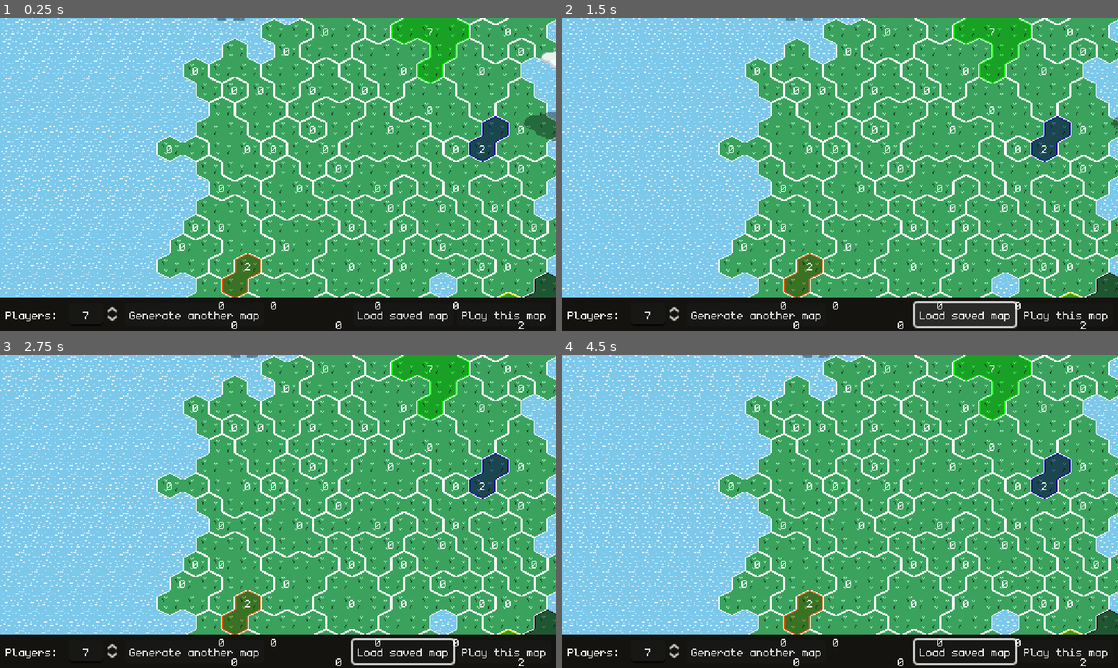
Above: before the commit, frames 1-4 (two rows, left to right).
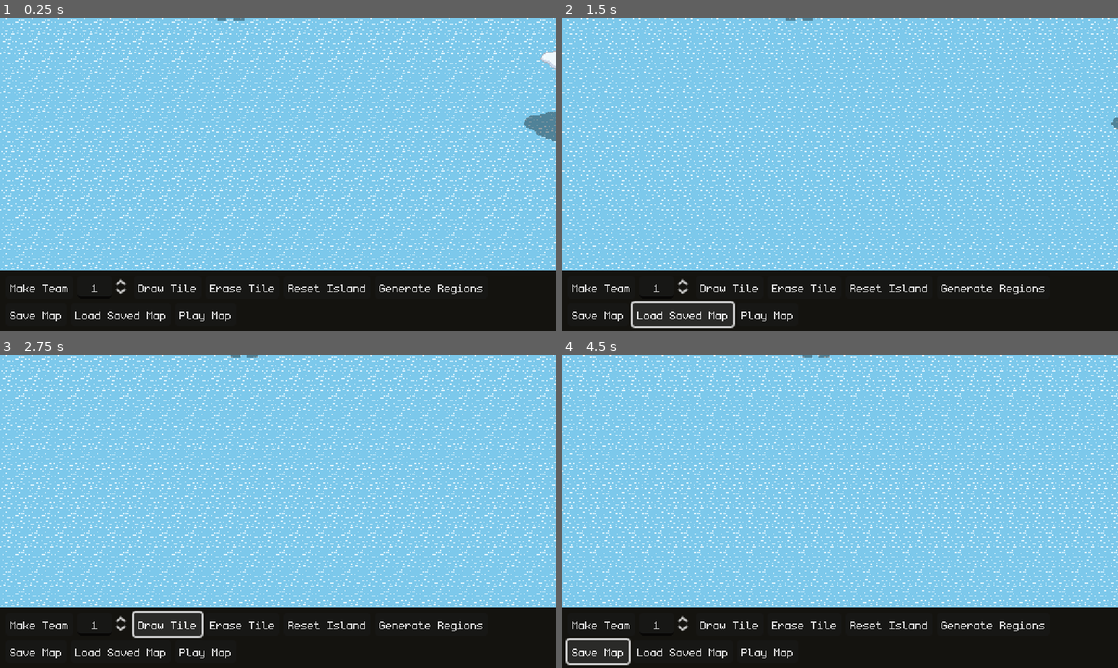
Above: after the commit, the same moments.

Repository: feored/LD54
Game: Godot game, scene res://scenes/main.tscn
The game is run twice, just before and just after one commit, with the same random seed, the same clock (stepped at 60 frames per second) and the same inputs.
Inputs (mouse positions are in pixels of both pictures, inside the frame that each line leads up to):
- Up to frame 1 (0.25 s): no input
- Up to frame 2 (1.5 s): click (600, 287) at 0.5 s, where only the run after the commit has a clickable "Make Team"; click "Load saved map" (after the commit: "Load Saved Map") at 1.25 s
- Up to frame 3 (2.75 s): click (166, 624) at 2 s, where only the run after the commit has a clickable "Draw Tile"
- Up to frame 4 (4.5 s): click (890, 624) at 2.75 s, where only the run after the commit has a clickable "Reset Island"; click (995, 624) at 3.5 s, where only the run after the commit has a clickable "Generate Regions"; click (595, 652) at 4.25 s, where only the run after the commit has a clickable "Save Map"

The runs differ from the first frame. In frame 1, 60% of the frame differs, in the area x 0-100%, y 0-100%; in frame 2, 62%; in frame 3, 60%; in frame 4, 61%.
Error before the commit: Attempt to call function 'get_line' in base 'null instance' on a null instance. (res://scenes/main.gd:332)
Error after the commit: Attempt to call function 'get_line' in base 'null instance' on a null instance. (res://scenes/main.gd:380)

Commit message:
basic map editor

Diff:
--- a/constants.gd
+++ b/constants.gd
@@ -37,6 +37,8 @@
 	"Green Federation",
 	"Grey Coalition"
 ]
+
+enum GameMode { Play, MapEditor }
 
 enum Highlight { Red, Green, None }
 
--- a/scenes/main.gd
+++ b/scenes/main.gd
@@ -6,6 +6,7 @@
 
 @onready var UI = $"%UI"
 @onready var SelectionUI = $"%SelectionUI"
+@onready var MapEditorUI = $"%MapEditorUI"
 @onready var world = $"%World"
 @onready var turnContainer = $"%TurnContainer"
 @onready var turnLabel = $"%TurnLabel"
@@ -38,16 +39,30 @@
 
 var spectating = false
 
+var is_drawing = false
+var is_erasing = false
+var is_placing_team = false
+
+var current_team_place = 1
+var highest_team_place = 1
+
 func to_team_id(team_id):
 	return team_id + 1
 
 # Called when the node enters the scene tree for the first time.
 func _ready():
-	UI.visible = false
-	SelectionUI.visible = true
+	Settings.input_locked = false
 	self.world.init_world()
-	self.gen_world()
-	Settings.input_locked = false
+	if Settings.game_mode == Constants.GameMode.Play:
+		UI.visible = false
+		SelectionUI.visible = true
+		MapEditorUI.visible = false
+		self.gen_world()
+	else:
+		UI.visible = false
+		SelectionUI.visible = false
+		MapEditorUI.visible = true
+
 
 func update_sacrifices_display():
 	self.sacrificeLabel.set_text(str(sacrifices_available[self.teams[self.player_team_index]]))
@@ -101,7 +116,38 @@
 	actions_history.append(sink_action)
 	self.apply_action(sink_action)
 
+func draw_or_erase_or_team(event):
+	var coords_clicked = world.global_pos_to_coords(event.position)
+	if is_drawing:
+		if !world.tiles.has(coords_clicked):
+			world.spawn_cell(coords_clicked, 0)
+	elif is_erasing:
+		if world.tiles.has(coords_clicked):
+			world.remove_cell(coords_clicked)
+	elif is_placing_team:
+		if world.tiles.has(coords_clicked):
+			var region = world.tiles[coords_clicked].region
+			self.world.regions[region].set_team(self.current_team_place)
+			if self.highest_team_place < self.current_team_place:
+				self.highest_team_place = self.current_team_place
+			self.teams.clear()
+			for i in range(1, self.highest_team_place+1):
+				self.teams.append(i)
+			self.is_placing_team = false
+
+func handle_editor_input(event):
+	if event is InputEventMouseButton:
+		if event.button_index == MOUSE_BUTTON_LEFT and event.pressed:
+			draw_or_erase_or_team(event)
+		if event.button_index == MOUSE_BUTTON_RIGHT and event.pressed:
+			is_drawing = false
+			is_erasing = false
+			is_placing_team = false
+
 func _unhandled_input(event):
+	if Settings.game_mode == Constants.GameMode.MapEditor:
+		handle_editor_input(event)
+		return
 	if event.is_action_pressed("escmenu"):
 		if escMenu == null:
 			escMenu = escMenuPrefab.instantiate()
@@ -306,6 +352,8 @@
 
 
 func _on_play_btn_pressed():
+	MapEditorUI.visible = false
+	UI.visible = true
 	self.start_game()
 
 
@@ -360,8 +408,42 @@
 		self.world.regions[region_id] = region
 		self.world.region_update_label(region)
 
-func _on_save_button_pressed():
-	save()
-
 func _on_load_btn_pressed():
 	load_saved_game()
+
+
+func _on_reset_btn_pressed():
+	self.world.clear_island()
+
+
+func _on_erase_btn_pressed():
+	self.is_erasing = true
+	self.is_drawing = false
+	self.is_placing_team = false
+
+func _on_draw_btn_pressed():
+	self.is_drawing = true
+	self.is_erasing = false
+	self.is_placing_team = false
+
+func _on_regions_btn_pressed():
+	var tiles = self.world.tiles.keys().duplicate()
+	self.world.clear_island()
+	for t in tiles:
+		self.world.spawn_cell(t, 0)
+	self.world.generate_regions()
+	self.world.apply_borders()
+
+
+func _on_place_team_num_value_changed(value):
+	current_team_place = int(value)
+
+
+func _on_place_team_btn_pressed():
+	self.is_drawing = false
+	self.is_erasing = false
+	self.is_placing_team = true
+
+
+func _on_save_btn_pressed():
+	save()
--- a/scenes/main.tscn
+++ b/scenes/main.tscn
@@ -222,6 +222,77 @@
 layout_mode = 2
 text = "Play this map"
 
+[node name="MapEditorUI" type="CanvasLayer" parent="."]
+unique_name_in_owner = true
+
+[node name="PanelContainer" type="PanelContainer" parent="MapEditorUI"]
+anchors_preset = 12
+anchor_top = 1.0
+anchor_right = 1.0
+anchor_bottom = 1.0
+offset_top = -31.0
+grow_horizontal = 2
+grow_vertical = 0
+theme = ExtResource("5_5yrco")
+theme_override_styles/panel = SubResource("StyleBoxFlat_wp2ga")
+
+[node name="MarginContainer" type="MarginContainer" parent="MapEditorUI/PanelContainer"]
+layout_mode = 2
+theme_override_constants/margin_left = 5
+theme_override_constants/margin_top = 5
+theme_override_constants/margin_right = 5
+theme_override_constants/margin_bottom = 5
+
+[node name="HBoxContainer" type="GridContainer" parent="MapEditorUI/PanelContainer/MarginContainer"]
+layout_mode = 2
+
+[node name="HBoxContainer" type="HBoxContainer" parent="MapEditorUI/PanelContainer/MarginContainer/HBoxContainer"]
+layout_mode = 2
+size_flags_horizontal = 3
+
+[node name="PlaceTeamBtn" type="Button" parent="MapEditorUI/PanelContainer/MarginContainer/HBoxContainer/HBoxContainer"]
+layout_mode = 2
+text = "Make Team"
+
+[node name="PlaceTeamNum" type="SpinBox" parent="MapEditorUI/PanelContainer/MarginContainer/HBoxContainer/HBoxContainer"]
+layout_mode = 2
+min_value = 1.0
+max_value = 6.0
+value = 1.0
+rounded = true
+alignment = 1
+
+[node name="DrawBtn" type="Button" parent="MapEditorUI/PanelContainer/MarginContainer/HBoxContainer/HBoxContainer"]
+layout_mode = 2
+text = "Draw Tile"
+
+[node name="EraseBtn" type="Button" parent="MapEditorUI/PanelContainer/MarginContainer/HBoxContainer/HBoxContainer"]
+layout_mode = 2
+text = "Erase Tile"
+
+[node name="ResetBtn" type="Button" parent="MapEditorUI/PanelContainer/MarginContainer/HBoxContainer/HBoxContainer"]
+layout_mode = 2
+text = "Reset Island"
+
+[node name="RegionsBtn" type="Button" parent="MapEditorUI/PanelContainer/MarginContainer/HBoxContainer/HBoxContainer"]
+layout_mode = 2
+text = "Generate Regions"
+
+[node name="HBoxContainer2" type="HBoxContainer" parent="MapEditorUI/PanelContainer/MarginContainer/HBoxContainer"]
+layout_mode = 2
+
+[node name="SaveBtn" type="Button" parent="MapEditorUI/PanelContainer/MarginContainer/HBoxContainer/HBoxContainer2"]
+layout_mode = 2
+text = "Save Map"
+
+[node name="LoadBtn" type="Button" parent="MapEditorUI/PanelContainer/MarginContainer/HBoxContainer/HBoxContainer2"]
+layout_mode = 2
+text = "Load Saved Map"
+
+[node name="PlayBtn" type="Button" parent="MapEditorUI/PanelContainer/MarginContainer/HBoxContainer/HBoxContainer2"]
+layout_mode = 2
+text = "Play Map"
+
 [connection signal="pressed" from="UI/Panel/MarginContainer/HBoxContainer/HBoxContainer/SacrificeContainer/SacrificeButton" to="." method="_on_sacrifice_button_pressed"]
 [connection signal="pressed" from="UI/Panel/MarginContainer/HBoxContainer/TurnButton" to="." method="_on_turn_button_pressed"]
 [connection signal="pressed" from="UI/Panel/MarginContainer/HBoxContainer/SaveButton" to="." method="_on_save_button_pressed"]
@@ -229,3 +300,12 @@
 [connection signal="pressed" from="SelectionUI/PanelContainer/MarginContainer/HBoxContainer/HBoxContainer/GenerateBtn" to="." method="_on_generate_btn_pressed"]
 [connection signal="pressed" from="SelectionUI/PanelContainer/MarginContainer/HBoxContainer/LoadBtn" to="." method="_on_load_btn_pressed"]
 [connection signal="pressed" from="SelectionUI/PanelContainer/MarginContainer/HBoxContainer/PlayBtn" to="." method="_on_play_btn_pressed"]
+[connection signal="pressed" from="MapEditorUI/PanelContainer/MarginContainer/HBoxContainer/HBoxContainer/PlaceTeamBtn" to="." method="_on_place_team_btn_pressed"]
+[connection signal="value_changed" from="MapEditorUI/PanelContainer/MarginContainer/HBoxContainer/HBoxContainer/PlaceTeamNum" to="." method="_on_place_team_num_value_changed"]
+[connection signal="pressed" from="MapEditorUI/PanelContainer/MarginContainer/HBoxContainer/HBoxContainer/DrawBtn" to="." method="_on_draw_btn_pressed"]
+[connection signal="pressed" from="MapEditorUI/PanelContainer/MarginContainer/HBoxContainer/HBoxContainer/EraseBtn" to="." method="_on_erase_btn_pressed"]
+[connection signal="pressed" from="MapEditorUI/PanelContainer/MarginContainer/HBoxContainer/HBoxContainer/ResetBtn" to="." method="_on_reset_btn_pressed"]
+[connection signal="pressed" from="MapEditorUI/PanelContainer/MarginContainer/HBoxContainer/HBoxContainer/RegionsBtn" to="." method="_on_regions_btn_pressed"]
+[connection signal="pressed" from="MapEditorUI/PanelContainer/MarginContainer/HBoxContainer/HBoxContainer2/SaveBtn" to="." method="_on_save_btn_pressed"]
+[connection signal="pressed" from="MapEditorUI/PanelContainer/MarginContainer/HBoxContainer/HBoxContainer2/LoadBtn" to="." method="_on_load_btn_pressed"]
+[connection signal="pressed" from="MapEditorUI/PanelContainer/MarginContainer/HBoxContainer/HBoxContainer2/PlayBtn" to="." method="_on_play_btn_pressed"]
--- a/settings.gd
+++ b/settings.gd
@@ -1,3 +1,5 @@
 extends Node
 
 var input_locked: bool = false
+
+var game_mode: int = Constants.GameMode.MapEditor  #Constants.GameMode.Play
--- a/world/gen.gd
+++ b/world/gen.gd
@@ -24,10 +24,27 @@
 	self.add_child(new_tile)
 	tiles[coords] = new_tile
 
-
+func remove_cell(coords):
+	var region = self.tiles[coords].region
+	if region != Constants.NO_REGION:
+		self.regions[region].tiles.erase(coords)
+	self.tiles[coords].delete() # queue_free?
+	self.tiles.erase(coords)
+	if region != Constants.NO_REGION:
+		recalculate_region(region)
 
 func init_world():
 	tile_water()
+
+
+func clear_regions_mapeditor():
+	for region in self.regions:
+		self.regions[region].delete_no_tiles()
+	self.regions.clear()
+	self.regions_used.clear()
+	for tile_obj in self.tiles.values():
+		tile_obj.region = Constants.NO_REGION
+	self.apply_borders()
 
 func clear_island():
 	for tile_obj in self.tiles.values():
@@ -155,6 +172,8 @@
 		self.regions[self.tiles[coords].region].tiles.erase(coords)
 		self.tiles[coords].delete()
 		self.tiles.erase(coords)
+
+
 
 
 func recalculate_region(region: int):
--- a/world/region.gd
+++ b/world/region.gd
@@ -21,6 +21,13 @@
 	for tile in self.tiles.values():
 		if tile != null:
 			tile.queue_free()
+	self.tiles.clear()
+	if label != null:
+		self.label.queue_free()
+	self.queue_free()
+
+
+func delete_no_tiles():
 	self.tiles.clear()
 	if label != null:
 		self.label.queue_free()
@@ -83,13 +90,9 @@
 func reset_tiles():
 	self.tiles.clear()
 
+
 func get_save_data():
-	var saved_state = {
-		"id": self.id,
-		"team": self.team,
-		"tiles": [],
-		"units": self.units
-	}
+	var saved_state = {"id": self.id, "team": self.team, "tiles": [], "units": self.units}
 	for coords in self.tiles:
 		saved_state.tiles.append(var_to_str(coords))
 	return saved_state
